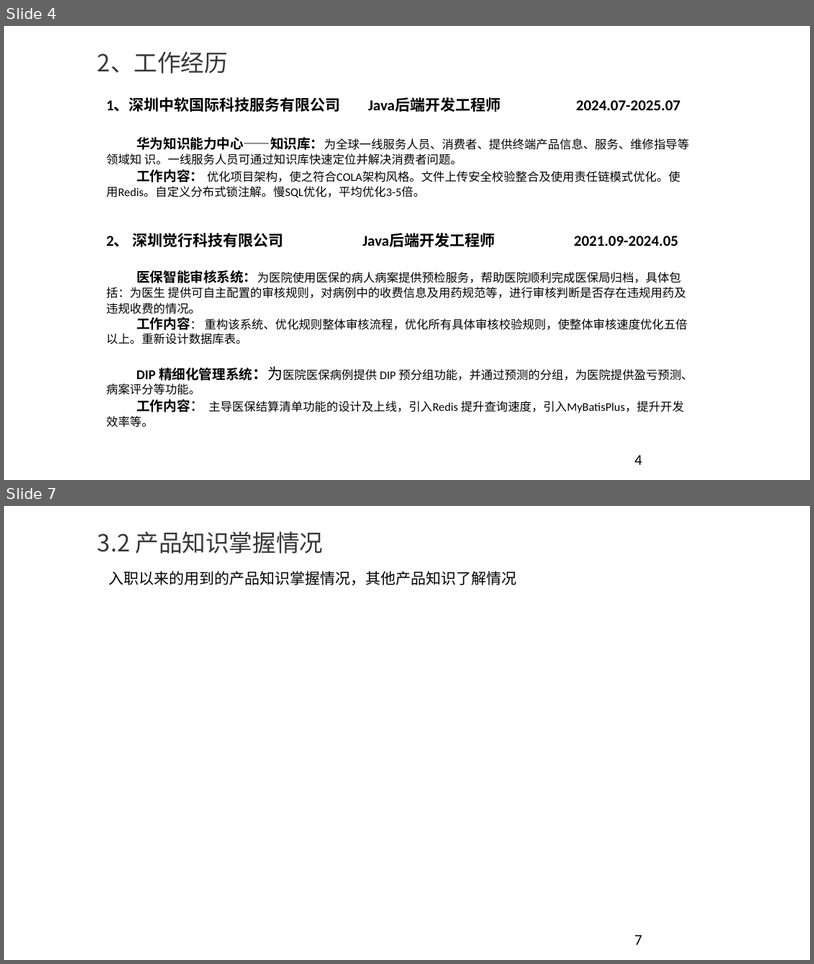
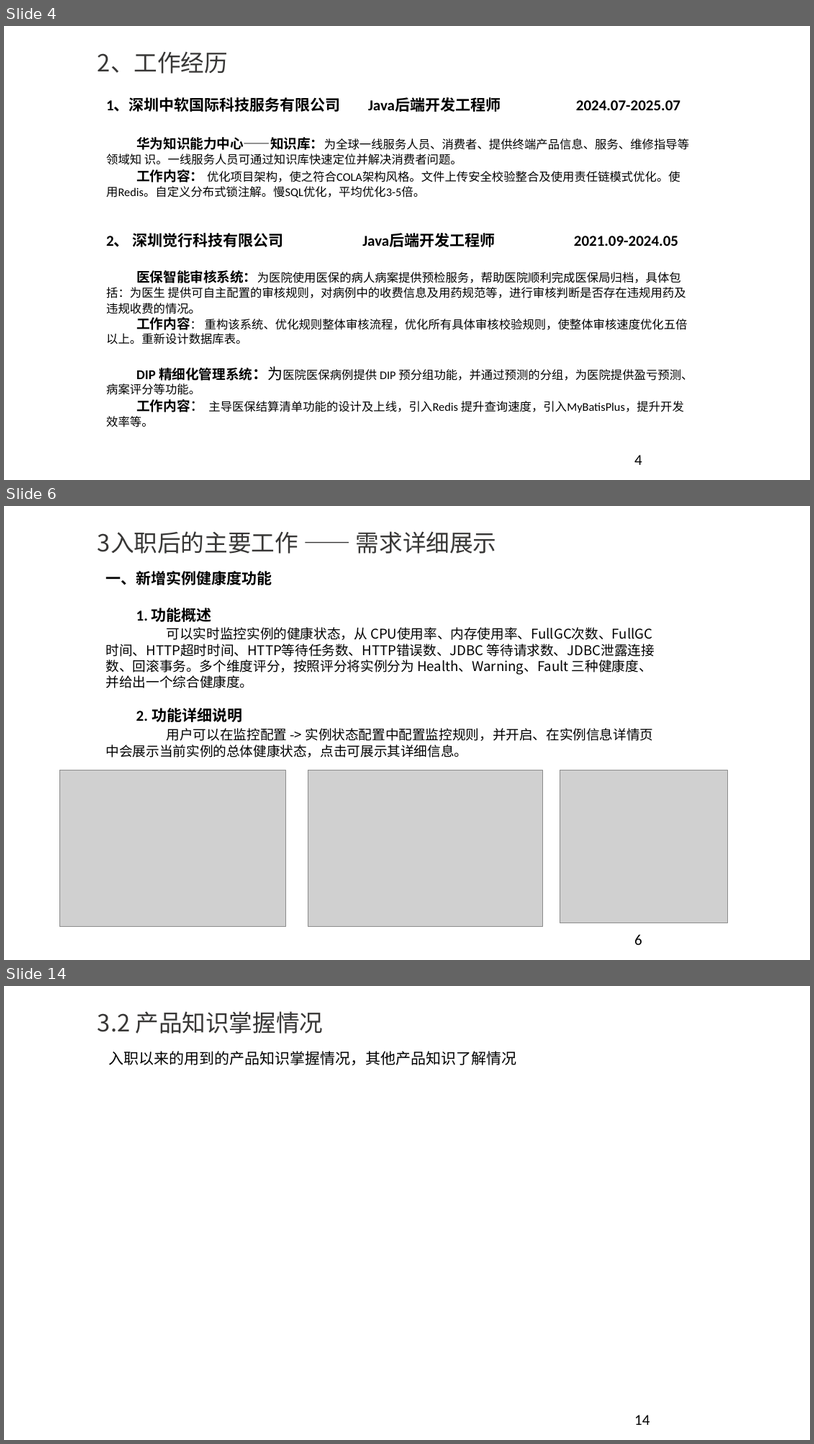
Before and after one commit to YouYouYouYouChe/Documents, a slide deck: 任职资格评审ppt-李世龙.pptx. Shown one above the other, each under a label of ours: slides 4 and 7 before the commit, slides 4, 6 and 14 after it; the slides between them are not shown. The pictures are 814x964 and 814x1444 pixels, drawn with LibreOffice and Linux fonts; fonts in the diff are those of the drawing; grey boxes stand for pictures; background and template pictures are left out. Boxes give left, top, right and bottom in pixels: in the first picture for what was removed or moved away, otherwise in the second. Text is boxed around its words. In the diff, an @@ line names an element or a change of style, - is before the commit and + after.

```diff
--- a/任职资格评审ppt-李世龙.pptx
+++ b/任职资格评审ppt-李世龙.pptx
@@ slide 6 added at (x1=4, y1=506, x2=810, y2=960), background #FFFFFF @@
@@ title added at (x1=98, y1=531, x2=497, y2=554), 28 pt, text #383736 @@
+3入职后的主要工作 —— 需求详细展示
@@ text added at (x1=106, y1=571, x2=655, y2=757), 16 pt, text #000000 @@
+一、新增实例健康度功能
+1. 功能概述
+可以实时监控实例的健康状态，从 CPU使用率、内存使用率、FullGC次数、FullGC时间、HTTP超时时间、HTTP等待任务数、HTTP错误数、JDBC 等待请求数、JDBC泄露连接数、回滚事务。多个维度评分，按照评分将实例分为 Health、Warning、Fault 三种健康度、并给出一个综合健康度。
+2. 功能详细说明
+用户可以在监控配置 -> 实例状态配置中配置监控规则，并开启、在实例信息详情页中会展示当前实例的总体健康状态，点击可展示其详细信息。
@@ picture added at (x1=59, y1=770, x2=286, y2=926) @@
@@ picture added at (x1=309, y1=770, x2=543, y2=926) @@
@@ picture added at (x1=560, y1=770, x2=728, y2=923) @@
@@ page number added at (x1=635, y1=934, x2=643, y2=944), 18 pt, text #000000 @@
+6
@@ what was slide 7 is now slide 14 @@
@@ page number at (x1=635, y1=1414, x2=650, y2=1424): text changed @@
-7
+14
```
Also in this commit, not shown: 7 slides changed, 7 other slides added, 4 other files.
